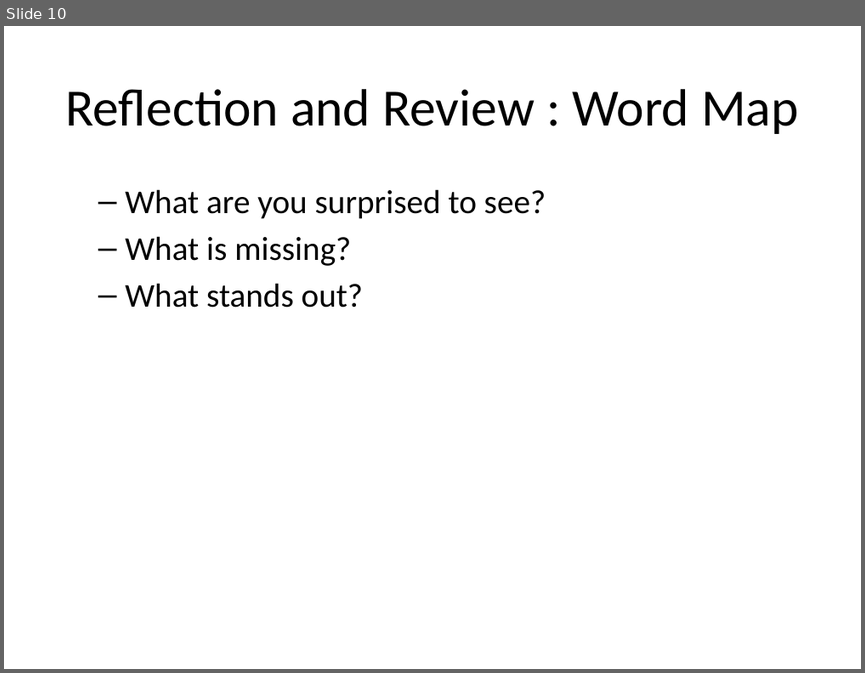
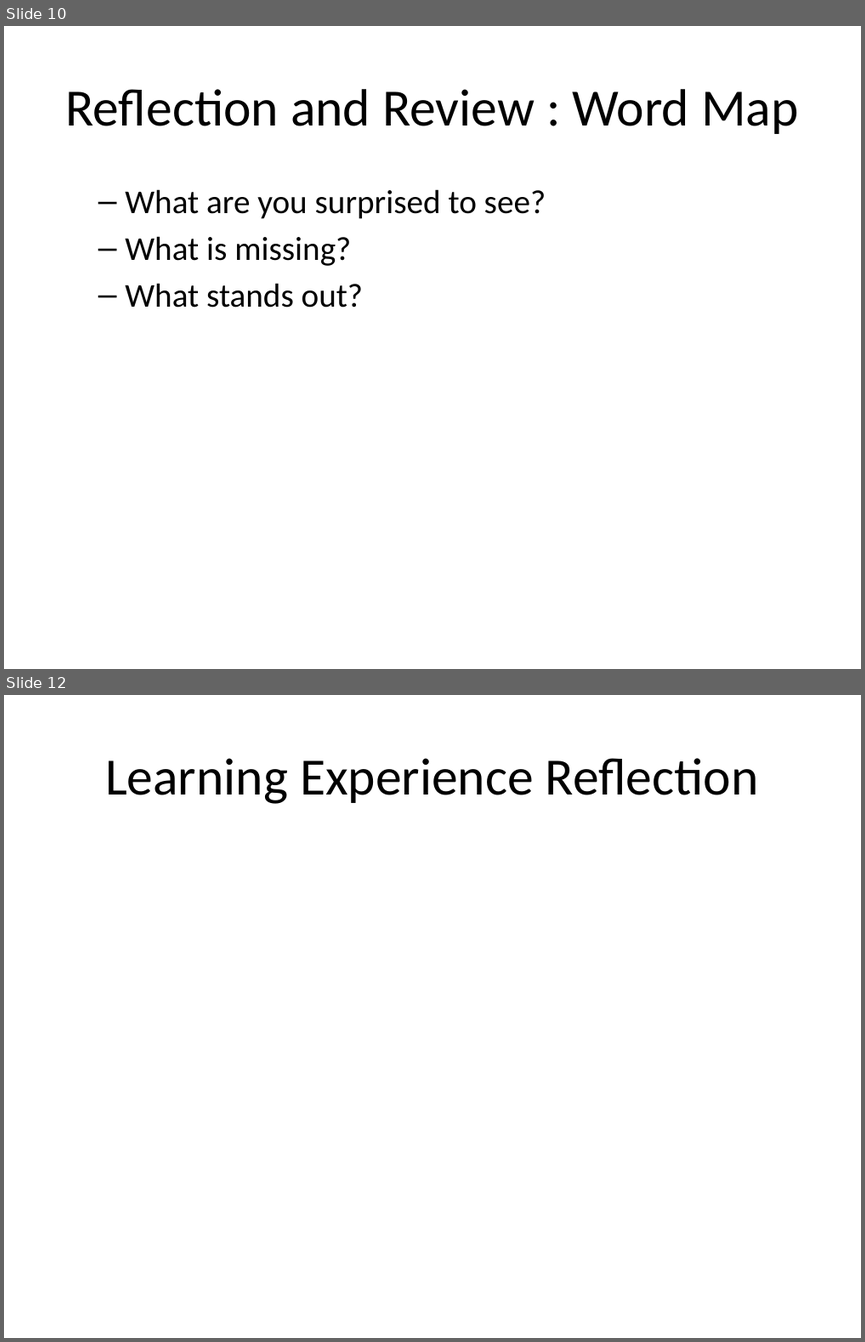
Before and after one commit to mr-eggleton/web-lit-core, a slide deck: powerpoints/01-web-and-you.pptx. Shown one above the other, each under a label of ours: slide 10 before the commit, slides 10 and 12 after it; the slides between them are not shown. The pictures are 865x673 and 865x1342 pixels, drawn with LibreOffice and Linux fonts; fonts in the diff are those of the drawing. Boxes give left, top, right and bottom in pixels: in the first picture for what was removed or moved away, otherwise in the second. Text is boxed around its words. In the diff, an @@ line names an element or a change of style, - is before the commit and + after.

```diff
--- a/powerpoints/01-web-and-you.pptx
+++ b/powerpoints/01-web-and-you.pptx
@@ slide 12 added at <box>4,695,861,1338</box>, background #FFFFFF @@
@@ title added at <box>105,758,759,804</box>, 44 pt, text #000000 @@
+Learning Experience Reflection
```
Also in this commit, not shown: 1 slide changed, 1 other slide added, 17 other files.
